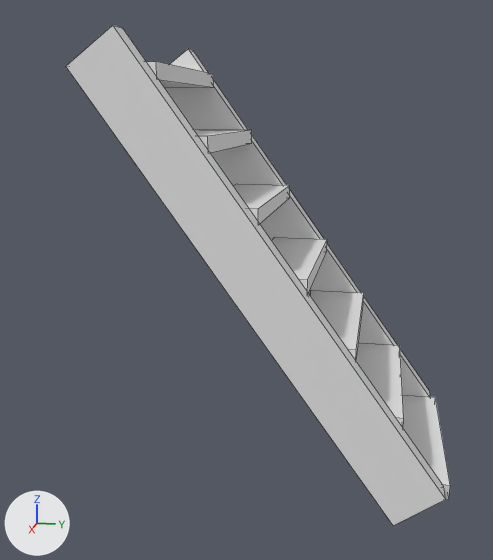
Renders of the FBX model Assets/models/stairs.fbx from each side of a commit.
One viewpoint serves both versions: a camera (50 mm lens) standing at (5.54, 0.82, 1.19) and looking at (0.08, -0.28, -0.18). The axes (+X, +Y, +Z) are drawn at lower left. The lights are the same throughout. Mesh edges are drawn as thin lines. Where no turn or scale is listed for an object, it has been applied to the vertices.
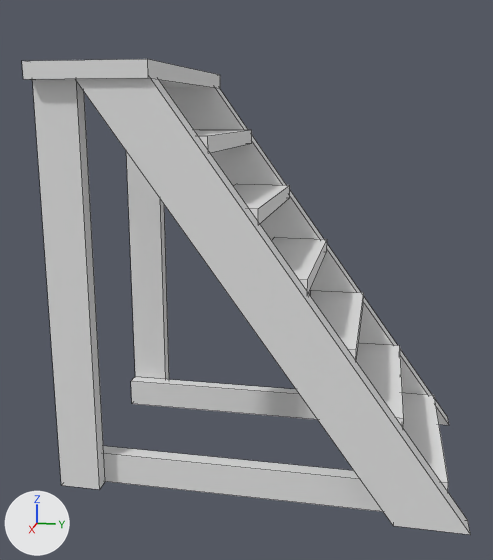
Changed parts and their boxes (x1, y1, x2, y2) in the pictures (493 x 560 px):
'Cube', reshaped (9% shorter): before (66, 25, 446, 526); after (75, 78, 471, 535)
'Cube_5', added: after (32, 79, 105, 490)
'Cube_6', added: after (103, 446, 383, 512)
'Cube_1', reshaped (7% wider): before (165, 49, 430, 397); after (165, 87, 449, 425)
'Cube_3', added: after (126, 152, 169, 379)
'Cube_4', added: after (131, 377, 317, 420)
'Cube_2_6', reshaped: before (146, 61, 214, 88); after (22, 59, 220, 88)
'Cube_2_0', moved: before (403, 395, 450, 500); after (402, 393, 448, 492)

The change, as a list of edits to the scene's bpy script:
```text
Change me_mesh_008:
    where me_mesh_008.from_pydata(...)  # 8 vertices, 6 faces; spans x -0.09..0.09, y -1.35..1.35, z -1.75..1.75
    used by ob_cube; location = (0.9, 0.0, 0.0)
    before: 4 (0.09, 1.35, -1.49) at pixel (445, 499), 5 (0.09, -1.0, 1.75) at pixel (112, 25), 6 (-0.09, 1.35, -1.49) at pixel (443, 486), 7 (-0.09, -1.0, 1.75) at pixel (122, 28)
    me_mesh_008 part 2
    add for i in [*range(4, 8)]: me_mesh_008.vertices[i].co += Vector((0.0, 0.19, -0.26))
Change me_mesh_009:
    where me_mesh_009.from_pydata(...)  # 8 vertices, 6 faces; spans x -0.09..0.09, y -1.35..1.35, z -1.75..1.75
    used by ob_cube_1; location = (-0.9, 0.0, 0.0)
    before: 4 (0.09, 1.35, -1.49) at pixel (430, 398), 5 (0.09, -1.0, 1.75) at pixel (188, 48), 6 (-0.09, 1.35, -1.49) at pixel (429, 391), 7 (-0.09, -1.0, 1.75) at pixel (193, 50)
    me_mesh_009 part 1
    add for i in [*range(4, 8)]: me_mesh_009.vertices[i].co += Vector((0.0, 0.19, -0.26))
Add me_mesh_012:
    me_mesh_012.from_pydata(...)  # a box spanning x -103.0..103.0, y -6.0..6.0, z -26.0..64.0
Add me_mesh_1:
    me_mesh_1.from_pydata(...)  # a box spanning x -0.06..0.06, y -1.31..1.58, z -0.13..0.13
Add me_mesh_001_1:
    me_mesh_001_1.from_pydata(...)  # a box spanning x -0.06..0.06, y -0.16..0.16, z -1.58..1.62
Change ob_cube_2_6:
    ob_cube_2_6: bpy.data.objects.new('Cube_2_6', me_mesh_007) -> bpy.data.objects.new('Cube_2_6', me_mesh_012)
Change ob_cube_2_0:
    ob_cube_2_0.location: (0.0, 0.0, 0.0) -> (0.0, 2.165, 1.443)
Add ob_cube_6:
    ob_cube_6 = bpy.data.objects.new('Cube_6', me_mesh_1)
    ob_cube_6.location = (0.75, -0.329, -1.628)
Add ob_cube_5:
    ob_cube_5 = bpy.data.objects.new('Cube_5', me_mesh_001_1)
    ob_cube_5.location = (0.871, -1.474, -0.179)
Add ob_cube_3:
    ob_cube_3 = bpy.data.objects.new('Cube_3', me_mesh_001_1.copy())
    ob_cube_3.location = (-0.871, -1.474, -0.179)
Add ob_cube_4:
    ob_cube_4 = bpy.data.objects.new('Cube_4', me_mesh_1.copy())
    ob_cube_4.location = (-0.75, -0.329, -1.628)
```
